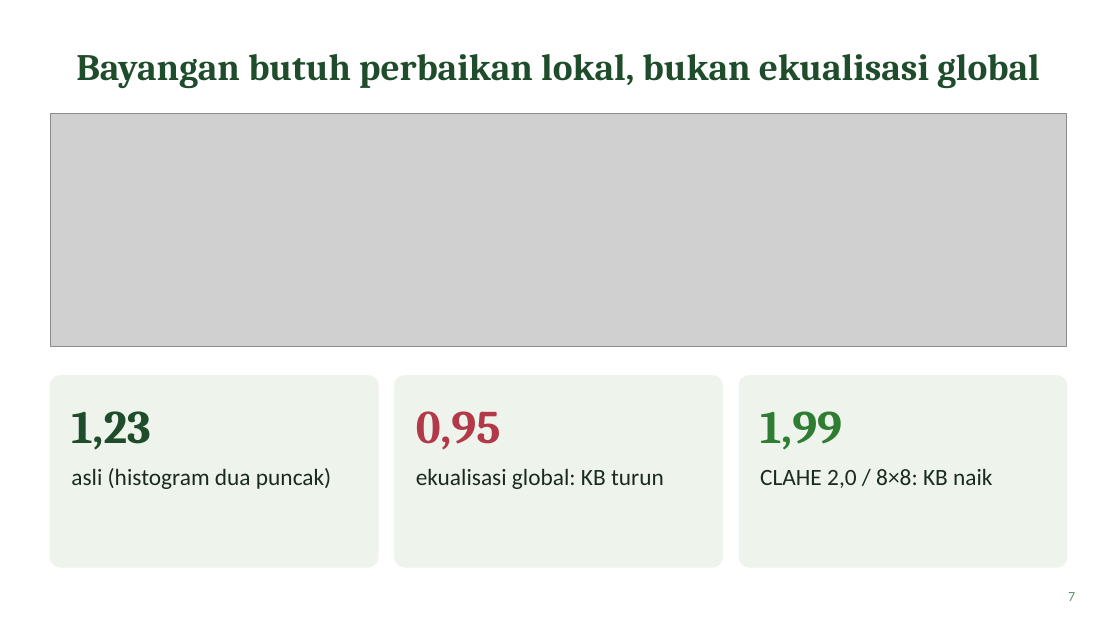
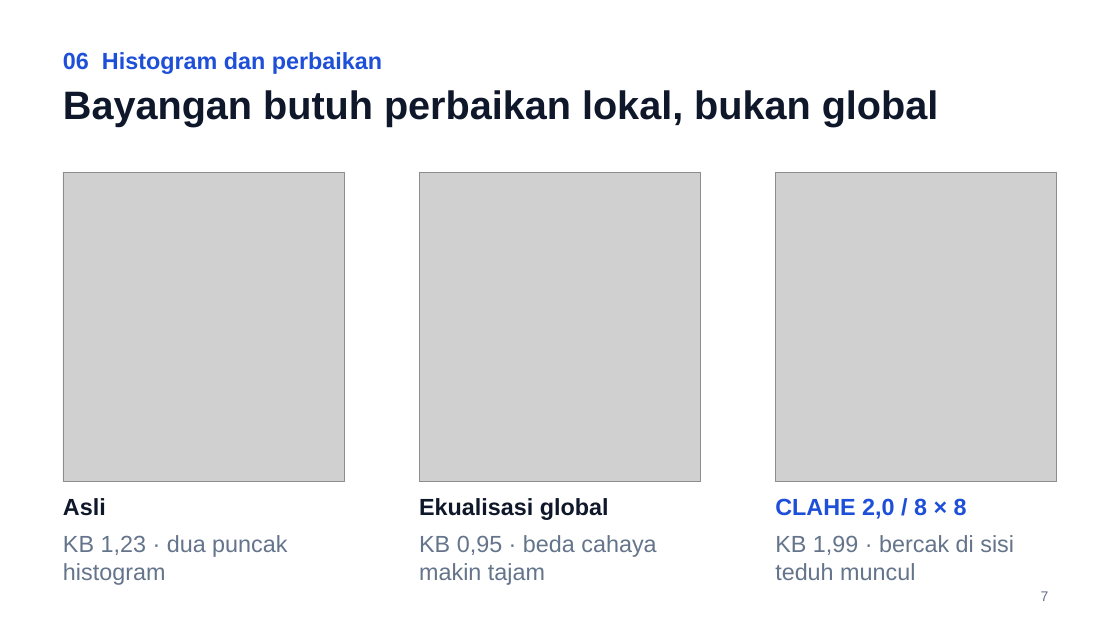
Before and after one commit to primappratama/simuteh-2330511022, a slide deck: slide 7 of laporan/Slide_EvalP1-4_2330511022.pptx. Drawn at 1120x630 pixels with LibreOffice and Linux fonts; fonts in the diff are those of the drawing; grey boxes stand for pictures. Boxes give left, top, right and bottom in pixels: in the first picture for what was removed or moved away, otherwise in the second. Text is boxed around its words. In the diff, an @@ line names an element or a change of style, - is before the commit and + after.

```diff
--- a/laporan/Slide_EvalP1-4_2330511022.pptx
+++ b/laporan/Slide_EvalP1-4_2330511022.pptx
@@ text added at box(63, 52, 382, 74), 20 pt, text #1E4FD8, bold @@
+06 Histogram dan perbaikan
@@ title "Bayangan butuh perbaikan lokal, bukan ..." at box(63, 90, 939, 127): vertical alignment middle to top @@
@@ picture removed at box(50, 113, 1067, 346) @@
@@ title at box(63, 90, 939, 127): text changed; size 32 to 34 pt; font Cambria to Arial; text colour #1F4D2B to #0F172A @@
-Bayangan butuh perbaikan lokal, bukan ekualisasi global
+Bayangan butuh perbaikan lokal, bukan global
@@ picture added at box(63, 172, 344, 482) @@
@@ picture added at box(419, 172, 701, 482) @@
@@ picture added at box(776, 172, 1057, 482) @@
@@ rounded rectangle removed at box(50, 376, 378, 567) @@
@@ rounded rectangle removed at box(395, 376, 723, 567) @@
@@ rounded rectangle removed at box(739, 376, 1067, 567) @@
@@ text removed at box(416, 411, 501, 450) @@
-0,95
@@ text removed at box(760, 411, 842, 450) @@
-1,99
@@ text at box(63, 498, 106, 516): text changed; size 40 to 20 pt; font Cambria to Arial; text colour #1F4D2B to #0F172A @@
-1,23
+Asli
@@ text at box(419, 498, 609, 520): text changed; font Calibri to Arial; text colour #1B2A1E to #0F172A; bold on @@
-ekualisasi global: KB turun
+Ekualisasi global
@@ text at box(775, 498, 967, 519): text changed; font Calibri to Arial; text colour #1B2A1E to #1E4FD8; bold on @@
-CLAHE 2,0 / 8×8: KB naik
+CLAHE 2,0 / 8 × 8
@@ text at box(63, 535, 287, 585): text changed; font Calibri to Arial; text colour #1B2A1E to #64748B @@
-asli (histogram dua puncak)
+KB 1,23 · dua puncak histogram
@@ text added at box(419, 535, 656, 585), 20 pt, text #64748B @@
+KB 0,95 · beda cahaya makin tajam
@@ text added at box(775, 535, 1014, 580), 20 pt, text #64748B @@
+KB 1,99 · bercak di sisi teduh muncul
@@ page number: place and size @@
-page number at box(1068, 592, 1075, 601)
+page number at box(1041, 591, 1049, 601)
@@ page number at box(1041, 591, 1049, 601): font Calibri to Arial, text colour #6B8F71 to #64748B @@
```
Also in this commit, not shown: 11 other slides changed, 1 other file.
